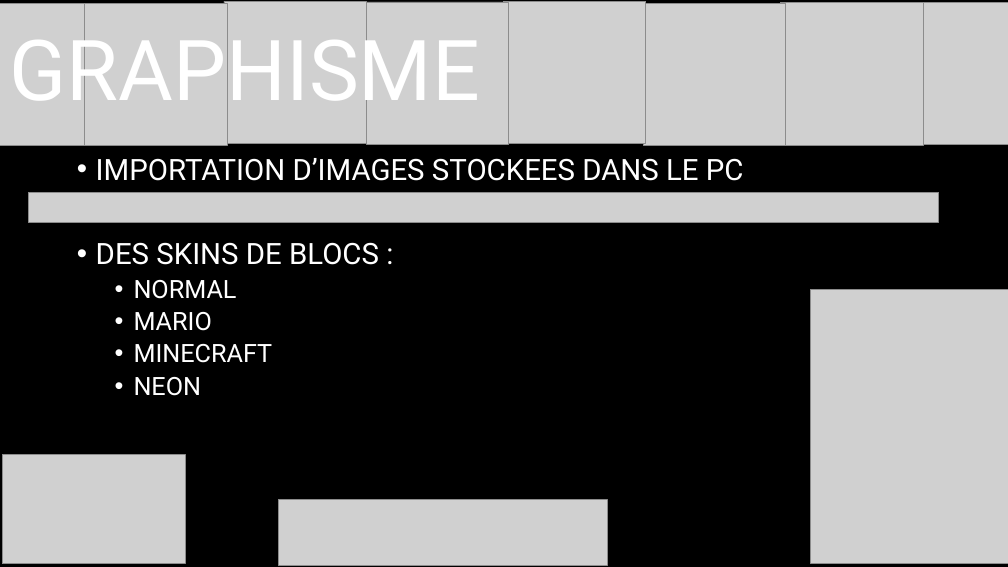
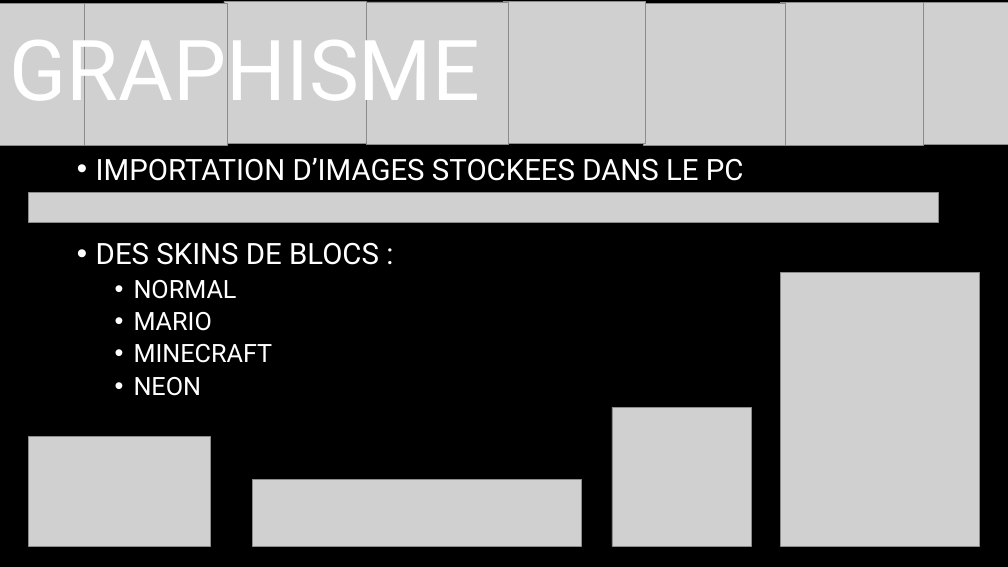
Before and after one commit to NSI-F1-2023-2024/Project-1-TETROS, a slide deck: slide 17 of presentation_tetrisé.pptx. Drawn at 1008x567 pixels with LibreOffice and Linux fonts; fonts in the diff are those of the drawing; grey boxes stand for pictures. Boxes give left, top, right and bottom in pixels: in the first picture for what was removed or moved away, otherwise in the second. Text is boxed around its words. In the diff, an @@ line names an element or a change of style, - is before the commit and + after.

```diff
--- a/presentation_tetrisé.pptx
+++ b/presentation_tetrisé.pptx
@@ picture: place and size @@
-picture at [811, 290, 1008, 563]
+picture at [780, 272, 980, 546]
@@ picture added at [612, 408, 751, 547] @@
@@ picture: place and size @@
-picture at [2, 454, 185, 564]
+picture at [28, 436, 211, 546]
@@ picture: place and size @@
-picture at [278, 500, 607, 566]
+picture at [252, 480, 581, 547]
```
Also in this commit, not shown: 5 other slides changed.
